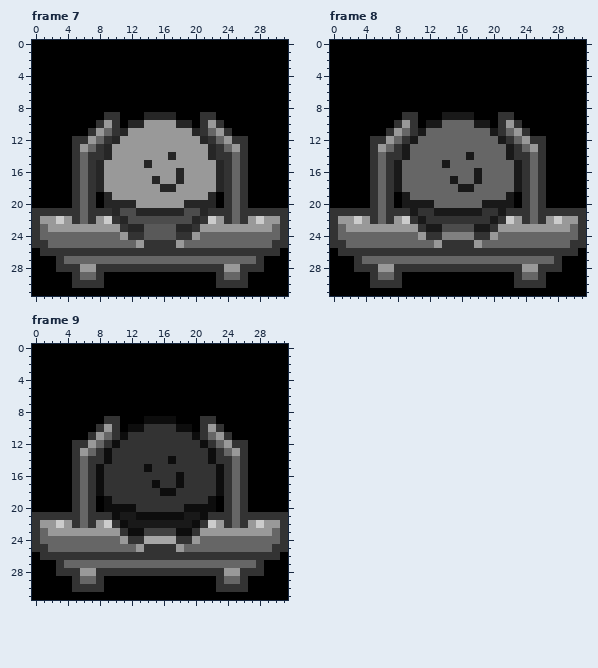
File history of a pixel-art file, Assets/Sprites/Teleporter/Teleporter.aseprite. Above: the version before the commit.
32x32 pixels, 13 frames. Colours within 5 levels of each other are drawn and written as one. Shown: frame 7, frame 8, frame 9. The commit also changed other frames, which this record leaves out.
Once edited:
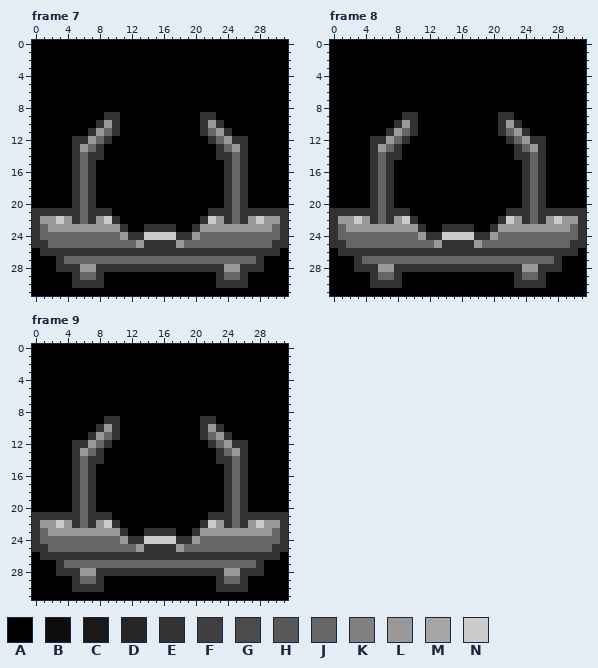
Palette (. is transparent): A #000000  B #0d0d0d  C #191919  D #262626  E #333333  F #404040  G #4c4c4c  H #595959  J #666666  K #808080  L #999999  M #a6a6a6  N #cccccc
Difference:
layer "my son" now hidden
Changed rows in their new state; - is an unchanged pixel.
Frame 7:
first column x 8:
 9 ------AAAA------
10 ----AAAAAAAA----
11 ---AAAAAAAAAA---
12 --AAAAAAAAAAAA--
13 -AAAAAAAAAAAAAA-
14 -AAAAAAAAAAAAAA-
15 AAAAAAAAAAAAAAAA
16 AAAAAAAAAAAAAAAA
17 AAAAAAAAAAAAAAAA
18 AAAAAAAAAAAAAAAA
19 -AAAAAAAAAAAAAA-
20 -AAAAAAAAAAAAAA-
21 --AAAAAAAAAAAA--
22 ---AAAAAAAAAA---
23 ----AAEEEEAA----
24 ------NNNN------
Frame 8: the same change as frame 7
Frame 9: the same change as frame 7
Boxes around the changes in both pictures, in picture pixels (x1, y1, x2, y2):
changed: (96, 112, 224, 240)
changed: (394, 112, 522, 240)
changed: (96, 416, 224, 544)
